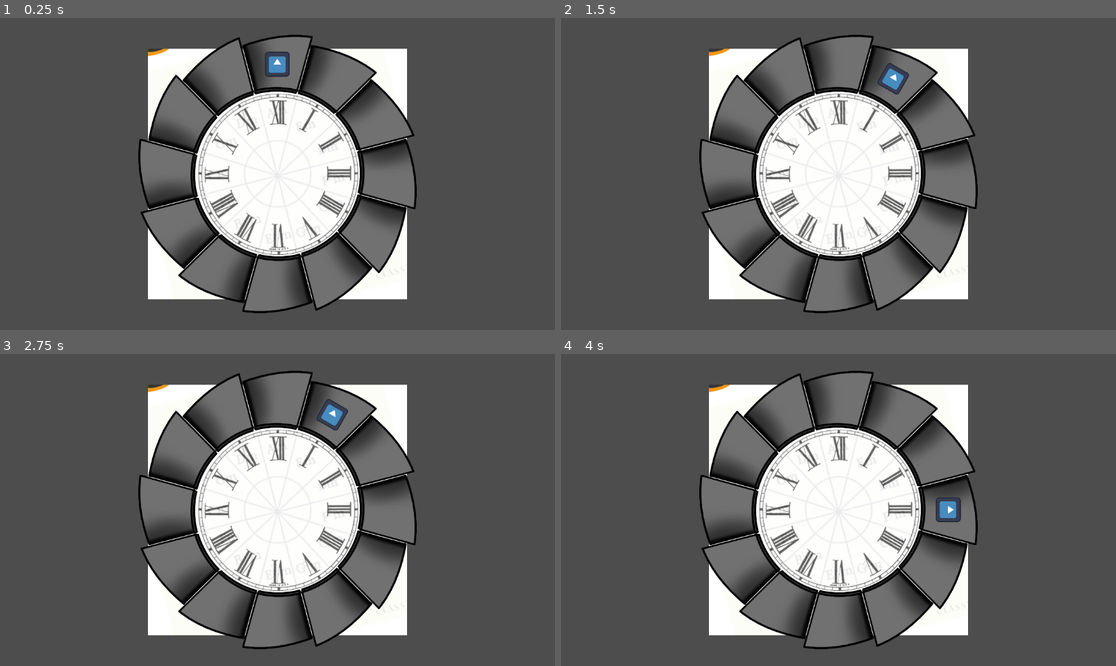
Above: before the commit, frames 1-4 (two rows, left to right).
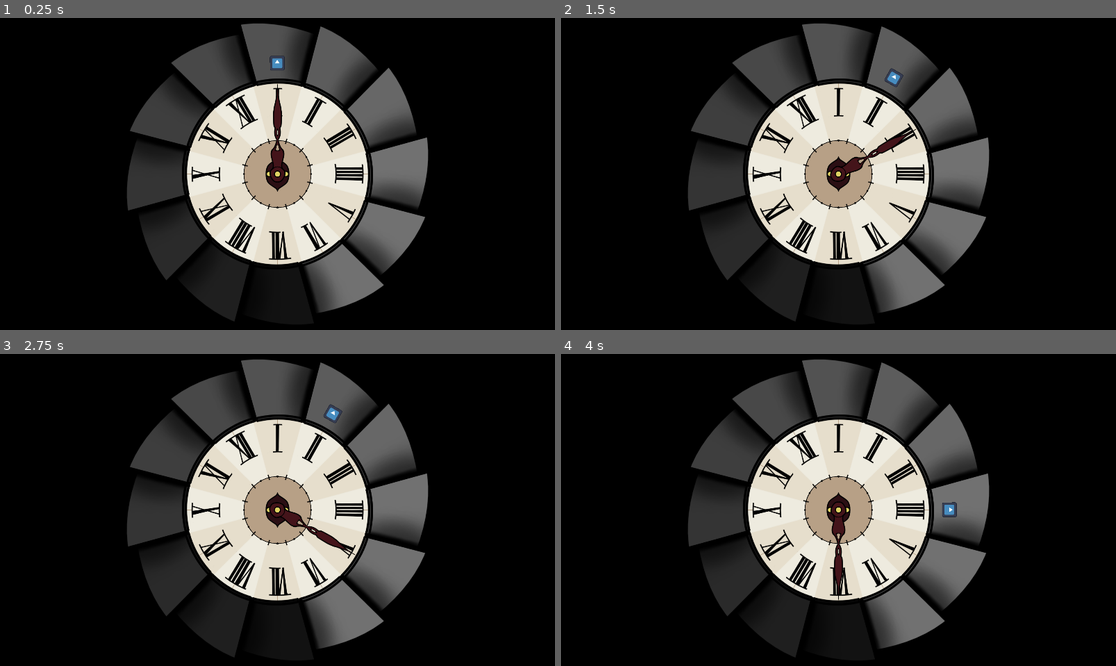
Above: after the commit, the same moments.

Repository: yosuanicolaus/nine-steps-through-hell
Game: Godot game, scene res://world.tscn
The game is run twice, just before and just after one commit, with the same random seed, the same clock (stepped at 60 frames per second) and the same inputs. The engine's default icon, where the game draws it, is replaced by a stand-in: a white triangle on a blue panel in a dark square. Sound files missing from this copy of the repository are replaced by a short silence.
Inputs:
- Up to frame 1 (0.25 s): no input
- Up to frame 2 (1.5 s): tap Enter at 0.5 s; tap Space (press_space) at 0.6, 1.35 s
- Up to frame 3 (2.75 s): tap Space (press_space) at 2.1 s
- Up to frame 4 (4 s): tap Space (press_space) at 2.75, 2.85, 3.6 s; tap Enter at 3.5 s

The runs differ from the first frame. In frame 1, 92% of the frame differs, in the area x 0-100%, y 0-100%; in frame 2, 92%; in frame 3, 92%; in frame 4, 92%.

Commit message:
clock bg, staircase shadow, 1080p view

Diff:
--- /dev/null
+++ b/clock.tscn
@@ -0,0 +1,13 @@
+[gd_scene load_steps=4 format=3 uid="uid://n28l7gogwcfj"]
+
+[ext_resource type="Texture2D" uid="uid://11i2mmpjjc11" path="res://art/clock.png" id="1_k45c0"]
+[ext_resource type="Script" path="res://scripts/clock.gd" id="2_dbudg"]
+[ext_resource type="Texture2D" uid="uid://ddfk6o1ons5w4" path="res://art/clock_hand.png" id="2_ix32p"]
+
+[node name="Clock" type="Sprite2D"]
+texture = ExtResource("1_k45c0")
+script = ExtResource("2_dbudg")
+
+[node name="ClockHand" type="Sprite2D" parent="."]
+texture = ExtResource("2_ix32p")
+offset = Vector2(0, -140)
--- a/player.tscn
+++ b/player.tscn
@@ -9,7 +9,7 @@
 [node name="Sprite" type="Sprite2D" parent="."]
 scale = Vector2(0.4, 0.4)
 texture = ExtResource("1_8lk7s")
-offset = Vector2(0, -570)
+offset = Vector2(0, -960)
 
 [node name="CloseTimer" type="Timer" parent="."]
 
--- a/project.godot
+++ b/project.godot
@@ -18,6 +18,12 @@
 [autoload]
 
 Global="*res://scripts/global.gd"
+
+[display]
+
+window/size/viewport_width=1920
+window/size/viewport_height=1080
+window/size/mode=3
 
 [input]
 
@@ -47,3 +53,4 @@
 renderer/rendering_method="gl_compatibility"
 renderer/rendering_method.mobile="gl_compatibility"
 textures/vram_compression/import_etc2_astc=true
+environment/defaults/default_clear_color=Color(0, 0, 0, 1)
--- /dev/null
+++ b/scripts/clock.gd
@@ -0,0 +1,18 @@
+extends Sprite2D
+
+
+@onready var clock_hand := $ClockHand
+
+
+# Called when the node enters the scene tree for the first time.
+func _ready() -> void:
+	Global.timer.timeout.connect(_rotate_hand)
+	pass # Replace with function body.
+
+
+# Called every frame. 'delta' is the elapsed time since the previous frame.
+# func _process(delta: float) -> void:
+	# pass
+
+func _rotate_hand() -> void:
+	clock_hand.rotation_degrees += 30
--- a/scripts/global.gd
+++ b/scripts/global.gd
@@ -4,11 +4,8 @@
 var bpm: int = 100:
 	set(val):
 		beat_wait_time = 60.0 / val
-
 var beat_wait_time: float = 60.0 / bpm
-
 var timer := Timer.new()
-
 var beat_idx = 1
 
 
--- a/scripts/player.gd
+++ b/scripts/player.gd
@@ -1,15 +1,21 @@
 extends Node2D
 
-@export var action_time := 0.2
+@export var action_time := 0.15
 
 var press_beat_idx := -1
 var release_beat_idx := -1
+var last_move_beat_idx := -1
 var success_streak := 0
+
+var cards: Array[int] = [
+	0,  # "skip second" - jump 2 panels ahead
+	0,  # "panel cleanse" - convert currently stepped panel to a holy panel
+	0,  # "halt" - freeze demon chaser for 3 beats
+]
 
 
 func _ready() -> void:
 	print("player instanced")
-	print(Global.bpm)
 
 
 func _process(_delta: float) -> void:
@@ -19,9 +25,12 @@
 	elif Input.is_action_just_released("press_space"):
 		release_beat_idx = Global.get_current_beat(action_time)
 
-		if press_beat_idx != -1 and release_beat_idx != -1:
+		if press_beat_idx != -1 and release_beat_idx != -1 and last_move_beat_idx != release_beat_idx:
+			last_move_beat_idx = release_beat_idx
 			var jump_length = clamp(release_beat_idx - press_beat_idx, 1, 3)
+			success_streak += 1
 			try_move_player(jump_length)
+
 		press_beat_idx = -1
 
 
--- /dev/null
+++ b/scripts/staircase.gd
@@ -0,0 +1,33 @@
+extends Node2D
+
+
+var modulate_values := [40, 70, 94, 117, 140, 163, 186, 209, 232, 255, 255, 255]
+
+# listed from dark -> light
+@onready var panels := [
+	$Anchor7/StaircaseTile,
+	$Anchor8/StaircaseTile,
+	$Anchor9/StaircaseTile,
+	$Anchor10/StaircaseTile,
+	$Anchor11/StaircaseTile,
+	$Anchor12/StaircaseTile,
+	$Anchor/StaircaseTile,  # player start location
+	$Anchor2/StaircaseTile,
+	$Anchor3/StaircaseTile,
+	$Anchor4/StaircaseTile,
+	$Anchor5/StaircaseTile,
+	$Anchor6/StaircaseTile,
+]
+
+
+# Called when the node enters the scene tree for the first time.
+func _ready() -> void:
+	for idx in 12:
+		var mod_val := float(modulate_values[idx]) / 255
+		print(mod_val)
+		panels[idx].modulate = Color(mod_val, mod_val, mod_val, 1)
+
+
+# Called every frame. 'delta' is the elapsed time since the previous frame.
+# func _process(delta: float) -> void:
+	# pass
--- a/staircase.tscn
+++ b/staircase.tscn
@@ -1,196 +1,90 @@
-[gd_scene load_steps=2 format=3 uid="uid://b8arvi67b661s"]
+[gd_scene load_steps=3 format=3 uid="uid://b8arvi67b661s"]
 
-[ext_resource type="Texture2D" uid="uid://baqc86tpbiini" path="res://art/staircase_tile_normal.png" id="1_vj7yl"]
+[ext_resource type="Texture2D" uid="uid://q3q1ffxndtjv" path="res://art/staircase_tile_normal_mirror.png" id="1_6eaj8"]
+[ext_resource type="Script" path="res://scripts/staircase.gd" id="1_o5o1c"]
 
 [node name="Staircase" type="Node2D"]
+script = ExtResource("1_o5o1c")
 
-[node name="Anchor13" type="Node2D" parent="."]
-visible = false
-position = Vector2(1, 0)
-rotation = 0.271915
+[node name="Anchor" type="Node2D" parent="."]
 
-[node name="StaircaseTile" type="Sprite2D" parent="Anchor13"]
-position = Vector2(-1.19209e-07, -437)
-texture = ExtResource("1_vj7yl")
+[node name="StaircaseTile" type="Sprite2D" parent="Anchor"]
+position = Vector2(0, -416)
+texture = ExtResource("1_6eaj8")
 
-[node name="Anchor25" type="Node2D" parent="."]
-
-[node name="StaircaseTile" type="Sprite2D" parent="Anchor25"]
-position = Vector2(0, -416)
-texture = ExtResource("1_vj7yl")
-
-[node name="Anchor26" type="Node2D" parent="."]
+[node name="Anchor2" type="Node2D" parent="."]
 rotation = 0.523599
 
-[node name="StaircaseTile" type="Sprite2D" parent="Anchor26"]
+[node name="StaircaseTile" type="Sprite2D" parent="Anchor2"]
 position = Vector2(0, -416)
-texture = ExtResource("1_vj7yl")
+texture = ExtResource("1_6eaj8")
 
-[node name="Anchor27" type="Node2D" parent="."]
+[node name="Anchor3" type="Node2D" parent="."]
 rotation = 1.0472
 
-[node name="StaircaseTile" type="Sprite2D" parent="Anchor27"]
+[node name="StaircaseTile" type="Sprite2D" parent="Anchor3"]
 position = Vector2(0, -416)
-texture = ExtResource("1_vj7yl")
+texture = ExtResource("1_6eaj8")
 
-[node name="Anchor28" type="Node2D" parent="."]
+[node name="Anchor4" type="Node2D" parent="."]
 rotation = 1.5708
 
-[node name="StaircaseTile" type="Sprite2D" parent="Anchor28"]
+[node name="StaircaseTile" type="Sprite2D" parent="Anchor4"]
 position = Vector2(0, -416)
-texture = ExtResource("1_vj7yl")
+texture = ExtResource("1_6eaj8")
 
-[node name="Anchor29" type="Node2D" parent="."]
+[node name="Anchor5" type="Node2D" parent="."]
 rotation = 2.0944
 
-[node name="StaircaseTile" type="Sprite2D" parent="Anchor29"]
+[node name="StaircaseTile" type="Sprite2D" parent="Anchor5"]
 position = Vector2(0, -416)
-texture = ExtResource("1_vj7yl")
+texture = ExtResource("1_6eaj8")
 
-[node name="Anchor30" type="Node2D" parent="."]
+[node name="Anchor6" type="Node2D" parent="."]
 rotation = 2.61799
 
-[node name="StaircaseTile" type="Sprite2D" parent="Anchor30"]
+[node name="StaircaseTile" type="Sprite2D" parent="Anchor6"]
 position = Vector2(0, -416)
-texture = ExtResource("1_vj7yl")
+texture = ExtResource("1_6eaj8")
 
-[node name="Anchor31" type="Node2D" parent="."]
+[node name="Anchor7" type="Node2D" parent="."]
 rotation = 3.14159
 
-[node name="StaircaseTile" type="Sprite2D" parent="Anchor31"]
+[node name="StaircaseTile" type="Sprite2D" parent="Anchor7"]
 position = Vector2(0, -416)
-texture = ExtResource("1_vj7yl")
+texture = ExtResource("1_6eaj8")
 
-[node name="Anchor32" type="Node2D" parent="."]
+[node name="Anchor8" type="Node2D" parent="."]
 rotation = 3.66519
 
-[node name="StaircaseTile" type="Sprite2D" parent="Anchor32"]
+[node name="StaircaseTile" type="Sprite2D" parent="Anchor8"]
 position = Vector2(0, -416)
-texture = ExtResource("1_vj7yl")
+texture = ExtResource("1_6eaj8")
 
-[node name="Anchor33" type="Node2D" parent="."]
+[node name="Anchor9" type="Node2D" parent="."]
 rotation = 4.18879
 
-[node name="StaircaseTile" type="Sprite2D" parent="Anchor33"]
+[node name="StaircaseTile" type="Sprite2D" parent="Anchor9"]
 position = Vector2(0, -416)
-texture = ExtResource("1_vj7yl")
+texture = ExtResource("1_6eaj8")
 
-[node name="Anchor34" type="Node2D" parent="."]
+[node name="Anchor10" type="Node2D" parent="."]
 rotation = 4.71239
 
-[node name="StaircaseTile" type="Sprite2D" parent="Anchor34"]
+[node name="StaircaseTile" type="Sprite2D" parent="Anchor10"]
 position = Vector2(0, -416)
-texture = ExtResource("1_vj7yl")
+texture = ExtResource("1_6eaj8")
 
-[node name="Anchor35" type="Node2D" parent="."]
+[node name="Anchor11" type="Node2D" parent="."]
 rotation = 5.23599
 
-[node name="StaircaseTile" type="Sprite2D" parent="Anchor35"]
+[node name="StaircaseTile" type="Sprite2D" parent="Anchor11"]
 position = Vector2(0, -416)
-texture = ExtResource("1_vj7yl")
+texture = ExtResource("1_6eaj8")
 
-[node name="Anchor36" type="Node2D" parent="."]
+[node name="Anchor12" type="Node2D" parent="."]
 rotation = 5.75959
 
-[node name="StaircaseTile" type="Sprite2D" parent="Anchor36"]
+[node name="StaircaseTile" type="Sprite2D" parent="Anchor12"]
 position = Vector2(0, -416)
-texture = ExtResource("1_vj7yl")
-
-[node name="Anchor14" type="Node2D" parent="."]
-visible = false
-position = Vector2(1, 0)
-rotation = 0.790855
-
-[node name="StaircaseTile" type="Sprite2D" parent="Anchor14"]
-position = Vector2(-1.19209e-07, -437)
-texture = ExtResource("1_vj7yl")
-
-[node name="Anchor15" type="Node2D" parent="."]
-visible = false
-position = Vector2(1, 0)
-rotation = 1.31674
-
-[node name="StaircaseTile" type="Sprite2D" parent="Anchor15"]
-position = Vector2(-1.19209e-07, -437)
-texture = ExtResource("1_vj7yl")
-
-[node name="Anchor16" type="Node2D" parent="."]
-visible = false
-position = Vector2(1, 0)
-rotation = 1.83596
-
-[node name="StaircaseTile" type="Sprite2D" parent="Anchor16"]
-position = Vector2(-1.19209e-07, -437)
-texture = ExtResource("1_vj7yl")
-
-[node name="Anchor17" type="Node2D" parent="."]
-visible = false
-position = Vector2(1, 0)
-rotation = 2.35366
-
-[node name="StaircaseTile" type="Sprite2D" parent="Anchor17"]
-position = Vector2(-1.19209e-07, -437)
-texture = ExtResource("1_vj7yl")
-
-[node name="Anchor18" type="Node2D" parent="."]
-visible = false
-position = Vector2(1, 0)
-rotation = 2.89152
-
-[node name="StaircaseTile" type="Sprite2D" parent="Anchor18"]
-position = Vector2(-1.19209e-07, -437)
-texture = ExtResource("1_vj7yl")
-
-[node name="Anchor19" type="Node2D" parent="."]
-visible = false
-position = Vector2(1, 0)
-rotation = 3.42064
-
-[node name="StaircaseTile" type="Sprite2D" parent="Anchor19"]
-position = Vector2(-1.19209e-07, -437)
-texture = ExtResource("1_vj7yl")
-
-[node name="Anchor20" type="Node2D" parent="."]
-visible = false
-position = Vector2(1, 0)
-rotation = 3.94709
-
-[node name="StaircaseTile" type="Sprite2D" parent="Anchor20"]
-position = Vector2(-1.19209e-07, -437)
-texture = ExtResource("1_vj7yl")
-
-[node name="Anchor21" type="Node2D" parent="."]
-visible = false
-position = Vector2(1, 0)
-rotation = 4.47704
-
-[node name="StaircaseTile" type="Sprite2D" parent="Anchor21"]
-position = Vector2(-1.19209e-07, -437)
-texture = ExtResource("1_vj7yl")
-
-[node name="Anchor22" type="Node2D" parent="."]
-visible = false
-position = Vector2(1, 0)
-rotation = 5.00116
-
-[node name="StaircaseTile" type="Sprite2D" parent="Anchor22"]
-position = Vector2(-1.19209e-07, -437)
-texture = ExtResource("1_vj7yl")
-
-[node name="Anchor23" type="Node2D" parent="."]
-visible = false
-position = Vector2(1, 0)
-rotation = 5.5219
-
-[node name="StaircaseTile" type="Sprite2D" parent="Anchor23"]
-position = Vector2(-1.19209e-07, -437)
-texture = ExtResource("1_vj7yl")
-
-[node name="Anchor24" type="Node2D" parent="."]
-visible = false
-position = Vector2(1, 0)
-rotation = 6.03983
-
-[node name="StaircaseTile" type="Sprite2D" parent="Anchor24"]
-position = Vector2(1.22962, -436.567)
-texture = ExtResource("1_vj7yl")
+texture = ExtResource("1_6eaj8")
--- a/world.tscn
+++ b/world.tscn
@@ -1,7 +1,7 @@
 [gd_scene load_steps=7 format=3 uid="uid://b4ol8oy37obhy"]
 
 [ext_resource type="Script" path="res://scripts/world.gd" id="1_6xdhs"]
-[ext_resource type="Texture2D" uid="uid://cvsb4pnpkqms3" path="res://proto-circle-of-fifth.png" id="1_8q141"]
+[ext_resource type="PackedScene" uid="uid://n28l7gogwcfj" path="res://clock.tscn" id="2_6etqk"]
 [ext_resource type="PackedScene" uid="uid://bfap0vi8mughm" path="res://player.tscn" id="3_qku0a"]
 [ext_resource type="Script" path="res://scripts/conductor.gd" id="4_2apkg"]
 [ext_resource type="AudioStream" uid="uid://gm02nsxqv73j" path="res://music/clock_tick_100bpm.wav" id="4_7qvwf"]
@@ -10,12 +10,9 @@
 [node name="World" type="Node2D"]
 script = ExtResource("1_6xdhs")
 
-[node name="background" type="Sprite2D" parent="."]
-scale = Vector2(0.735721, 0.735721)
-texture = ExtResource("1_8q141")
+[node name="Clock" parent="." instance=ExtResource("2_6etqk")]
 
 [node name="Staircase" parent="." instance=ExtResource("6_1ga4c")]
-scale = Vector2(0.546405, 0.546405)
 
 [node name="Camera2D" type="Camera2D" parent="."]
 
Binary file removed: art/Staircase_tile.png
Binary file added: art/clock.png
Not shown, changed: art/clock.png.import
Binary file added: art/clock_hand.png
Not shown, added: art/clock_hand.png.import
Binary file added: art/staircase_tile_normal_mirror.png
Not shown, added: art/staircase_tile_normal_mirror.png.import
